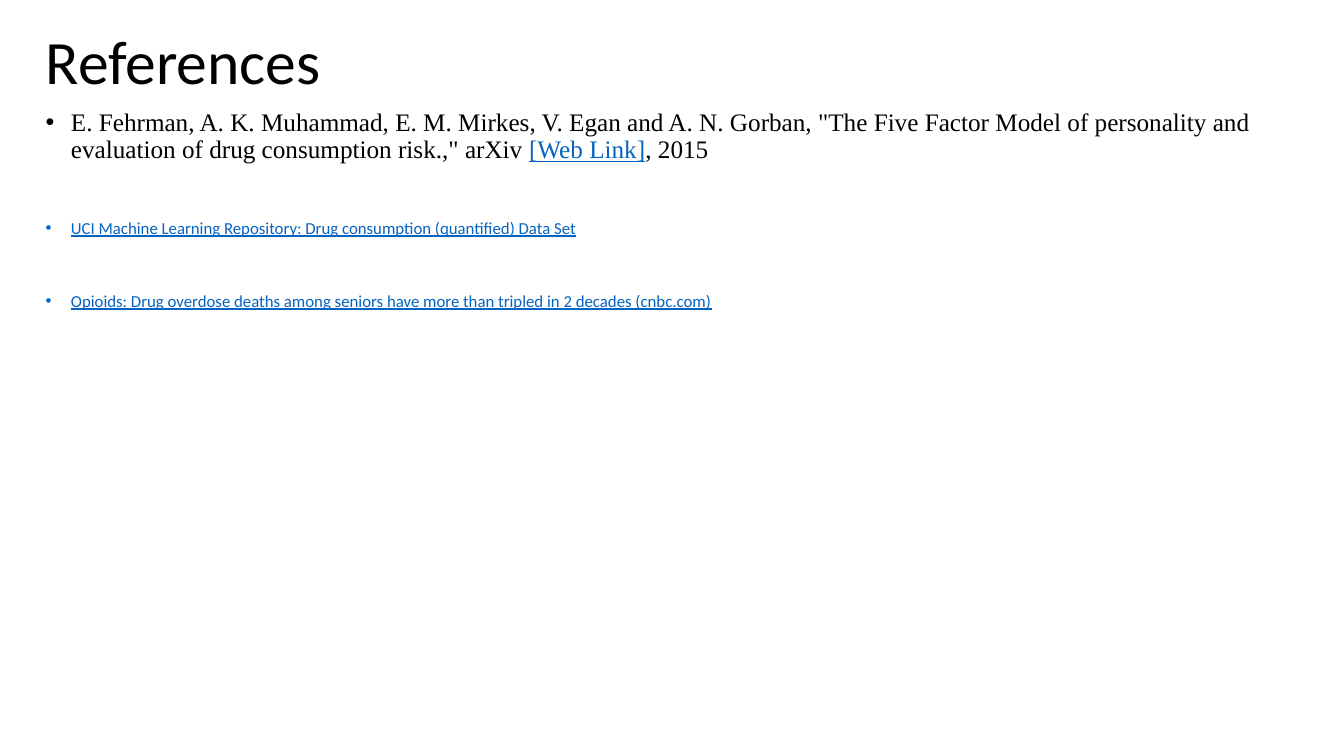
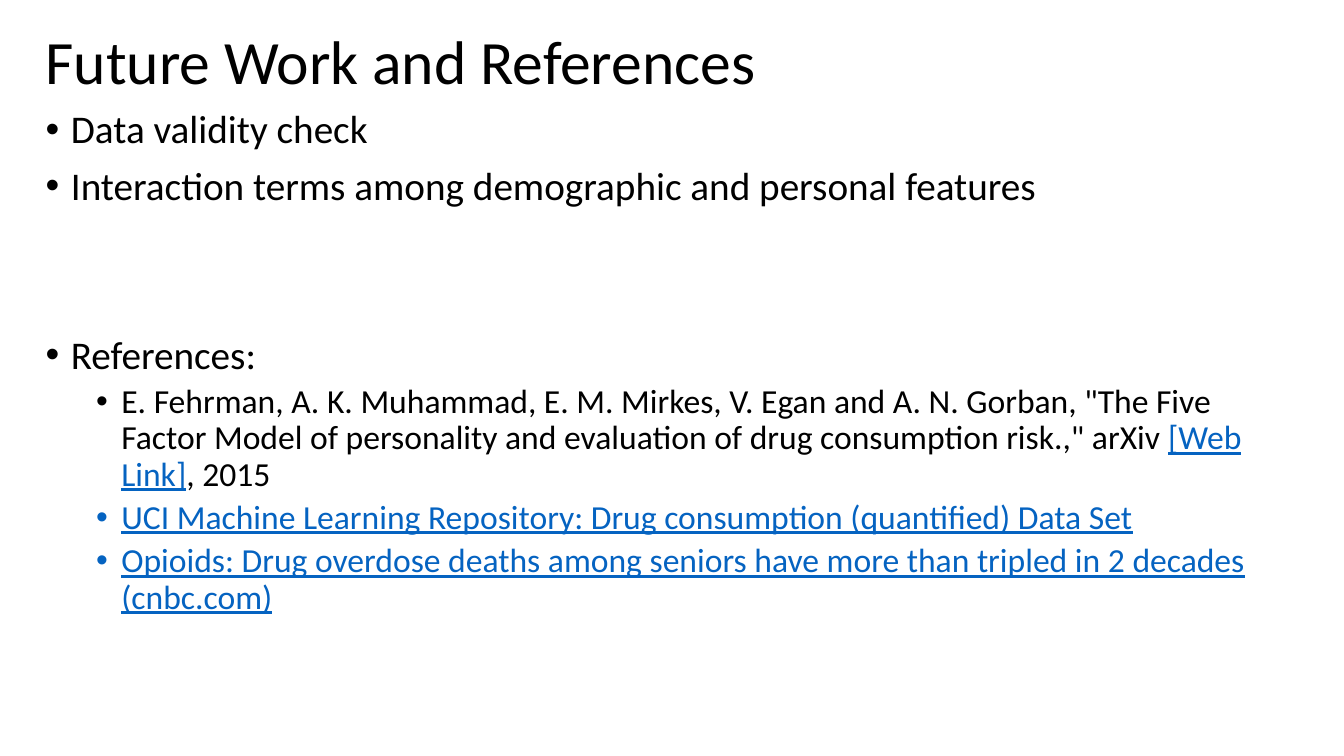
Before and after one commit to thanhn1/Capstone-Two, a slide deck: slide 20 of Final report and slides/Capstone two slides.pptx. Drawn at 1344x756 pixels with LibreOffice and Linux fonts; fonts in the diff are those of the drawing. Boxes give left, top, right and bottom in pixels: in the first picture for what was removed or moved away, otherwise in the second. Text is boxed around its words. In the diff, an @@ line names an element or a change of style, - is before the commit and + after.

```diff
--- a/Final report and slides/Capstone two slides.pptx
+++ b/Final report and slides/Capstone two slides.pptx
@@ title at (x1=46, y1=41, x2=756, y2=85): text changed @@
-References
+Future Work and References
@@ text at (x1=71, y1=115, x2=1035, y2=370): paragraphs added @@
+• Data validity check
+• Interaction terms among demographic and personal features
+• References:
@@ text at (x1=121, y1=389, x2=1245, y2=614): size 18 to 24 pt, font Times New Roman to Calibri in "E. Fehrman, A. K. Muhammad, E. M. ..."; size 12 to 24 pt in "UCI Machine Learning Repository: Drug consumption (quantifie ...", "Opioids: Drug overdose deaths among seniors have ..."; list level 1 to 2 in "E. Fehrman, A. K. Muhammad, ..."; list level 1 to 2 in "UCI Machine Learning Repository: Drug ..."; list level 1 to 2 in "Opioids: Drug overdose deaths among ..." @@
```
Also in this commit, not shown: 1 slide added, 1 slide removed, 1 other file.
